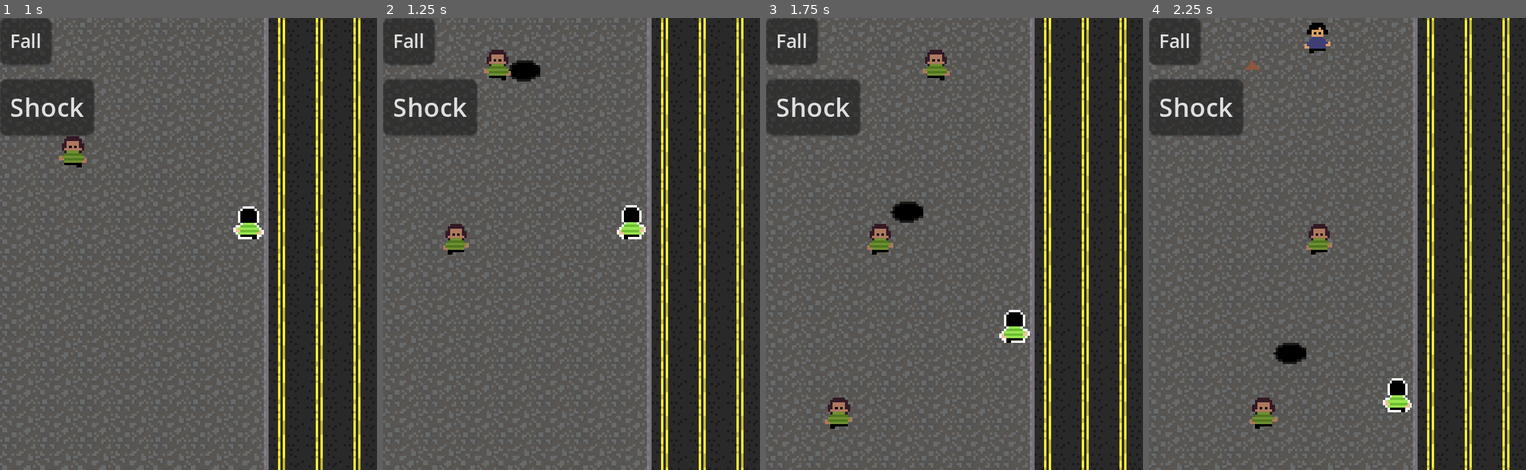
Above: before the commit, frames 1-4 (left to right).
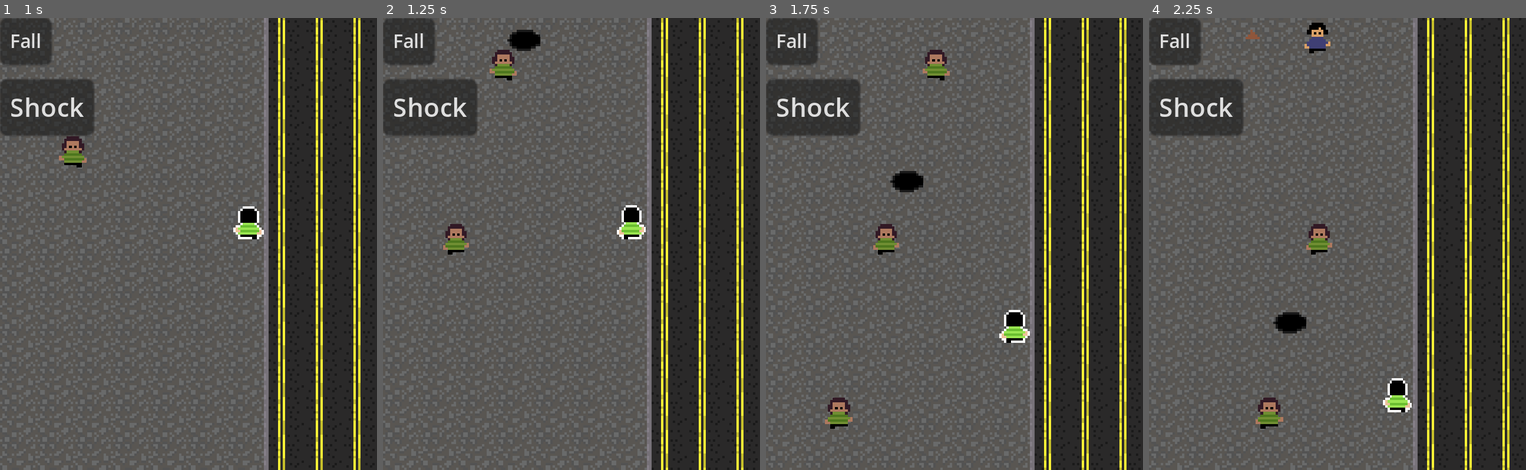
Above: after the commit, the same moments.

Repository: vitrolarium/brazilian-sidewalk
Game: Godot game, scene res://Objects/Scenes/Main.tscn
Same seed, same stepped clock (60 frames per second), same inputs: the game is played once before the commit and once after it.
Inputs:
- Up to frame 1 (1 s): hold D (move_right) from 0.53 s (still down)
- Up to frame 2 (1.25 s): keep holding D (move_right)
- Up to frame 3 (1.75 s): release D (move_right) at 1.28 s; hold S (move_down) from 1.28 s (still down)
- Up to frame 4 (2.25 s): release S (move_down) at 2.03 s; hold D (move_right) from 2.03 s (still down)

Frame 1 is identical in both runs. In frame 2, 0.9% of the frame differs, in the area x 26-42%, y 2-15%; in frame 3, 0.9%; in frame 4, 1.0%, in the area x 25-42%, y 2-91%.

Commit message:
some little teaks on props _process func

Diff:
--- a/Objects/Props/Props-base.gd
+++ b/Objects/Props/Props-base.gd
@@ -22,6 +22,6 @@
 func screen_leave() -> void:
 	queue_free()
 
-func _physics_process(delta: float) -> void:
+func _process(delta: float) -> void:
 	if enabled:
 		position += MOVE_DIRECTION * speed * delta
--- a/Objects/Scenes/Main.tscn
+++ b/Objects/Scenes/Main.tscn
@@ -14,6 +14,7 @@
 [node name="SidewalkManager" parent="." instance=ExtResource("1_fpg5d")]
 
 [node name="PropSpawner" parent="." instance=ExtResource("3_u11o0")]
+position = Vector2(0, -13)
 summon_wait_time = 1.0
 prop_speed = 120
 
